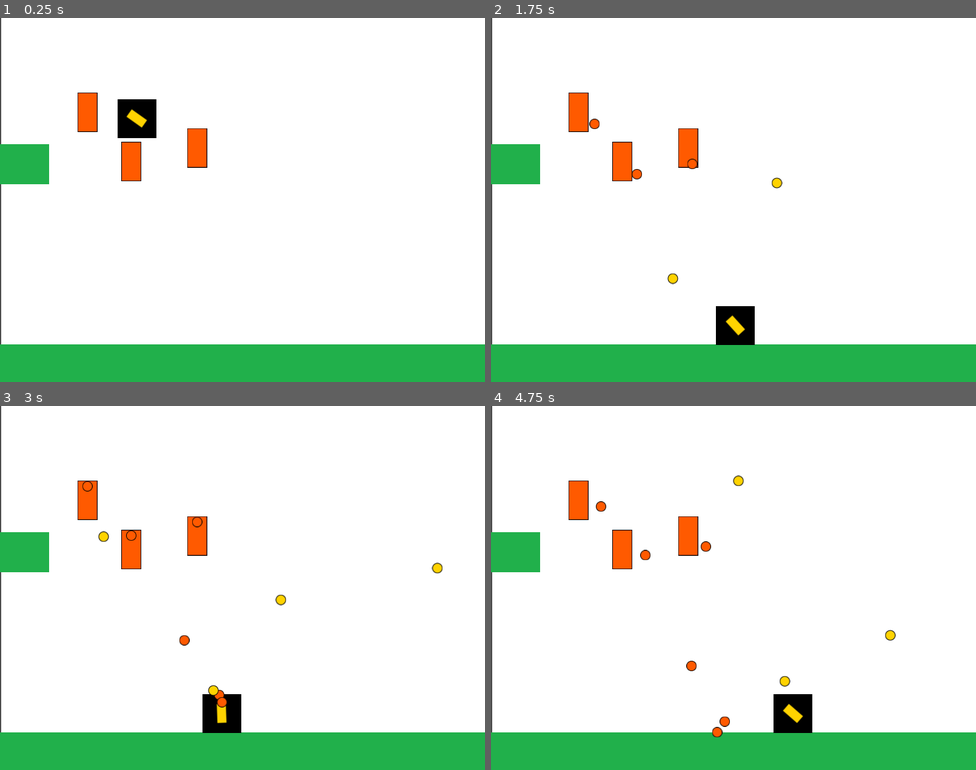
Above: before the commit, frames 1-4 (two rows, left to right).
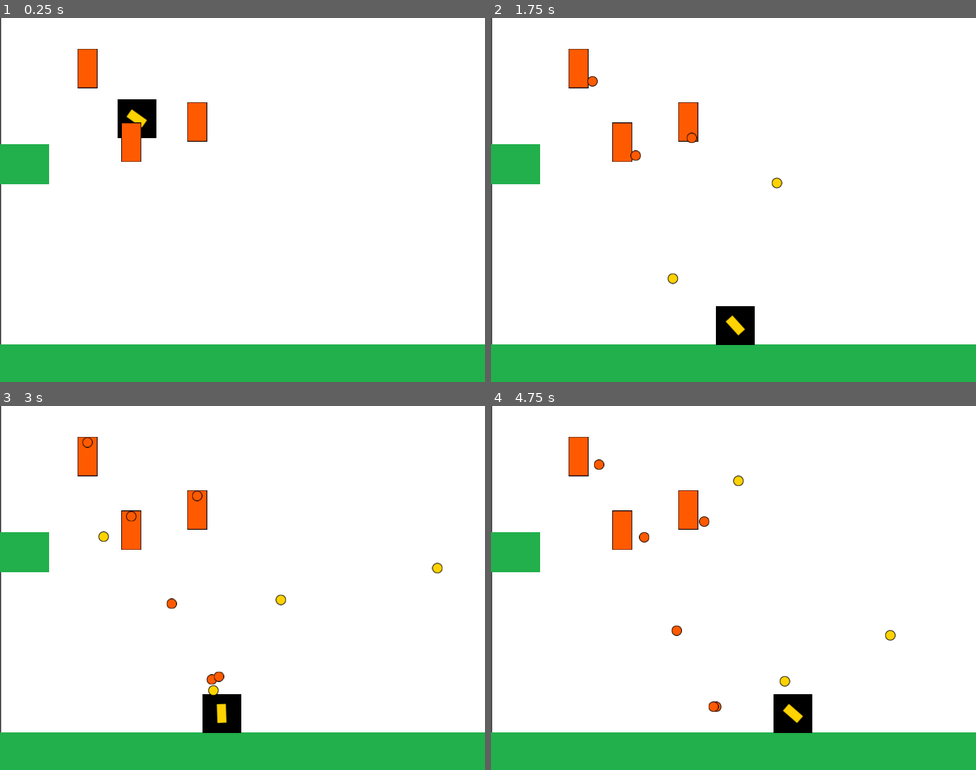
Above: after the commit, the same moments.

Repository: ItuFede/intropv
Game: Godot game, scene res://Main.tscn
Two runs of this game, one before a commit and one after it. Both use one fixed random seed, a clock stepped at 60 frames per second and the inputs below.
Inputs (mouse positions are in pixels of both pictures, inside the frame that each line leads up to):
- Up to frame 1 (0.25 s): no input
- Up to frame 2 (1.75 s): move the mouse to (840, 181) at 0.52 s; hold D (derecha) from 0.53 s (still down); click (840, 181) at 0.6 s; move the mouse to (636, 218) at 1.27 s; click (636, 218) at 1.35 s
- Up to frame 3 (3 s): move the mouse to (291, 507) at 2.02 s; release D (derecha) at 2.03 s; hold A (izquierda) 2.03-2.78 s; click (291, 507) at 2.1 s; move the mouse to (218, 660) at 2.77 s; hold D (derecha) from 2.78 s (still down); click (218, 660) at 2.85 s
- Up to frame 4 (4.75 s): move the mouse to (879, 642) at 3.52 s; click (879, 642) at 3.6 s; move the mouse to (588, 533) at 4.27 s; release D (derecha) at 4.28 s; hold A (izquierda) from 4.28 s (still down); click (588, 533) at 4.35 s

The runs differ from the first frame. In frame 1, 2.0% of the frame differs, in the area x 16-43%, y 8-45%; in frame 2, 2.2%; in frame 3, 2.3%; in frame 4, 2.6%, in the area x 16-50%, y 8-91%.

Commit message:
Clase 3 V.2

Diff:
--- a/Main.gd
+++ b/Main.gd
@@ -19,4 +19,4 @@
 
 func random_area():
 	var screen_size = get_viewport().size
-	return Vector2(rand_range(0, screen_size.x), rand_range(100, screen_size.y - 300))
+	return Vector2(rand_range(0, screen_size.x), rand_range(0, screen_size.y/2))
Not shown, changed: README.md
Not shown, changed: index.pck
